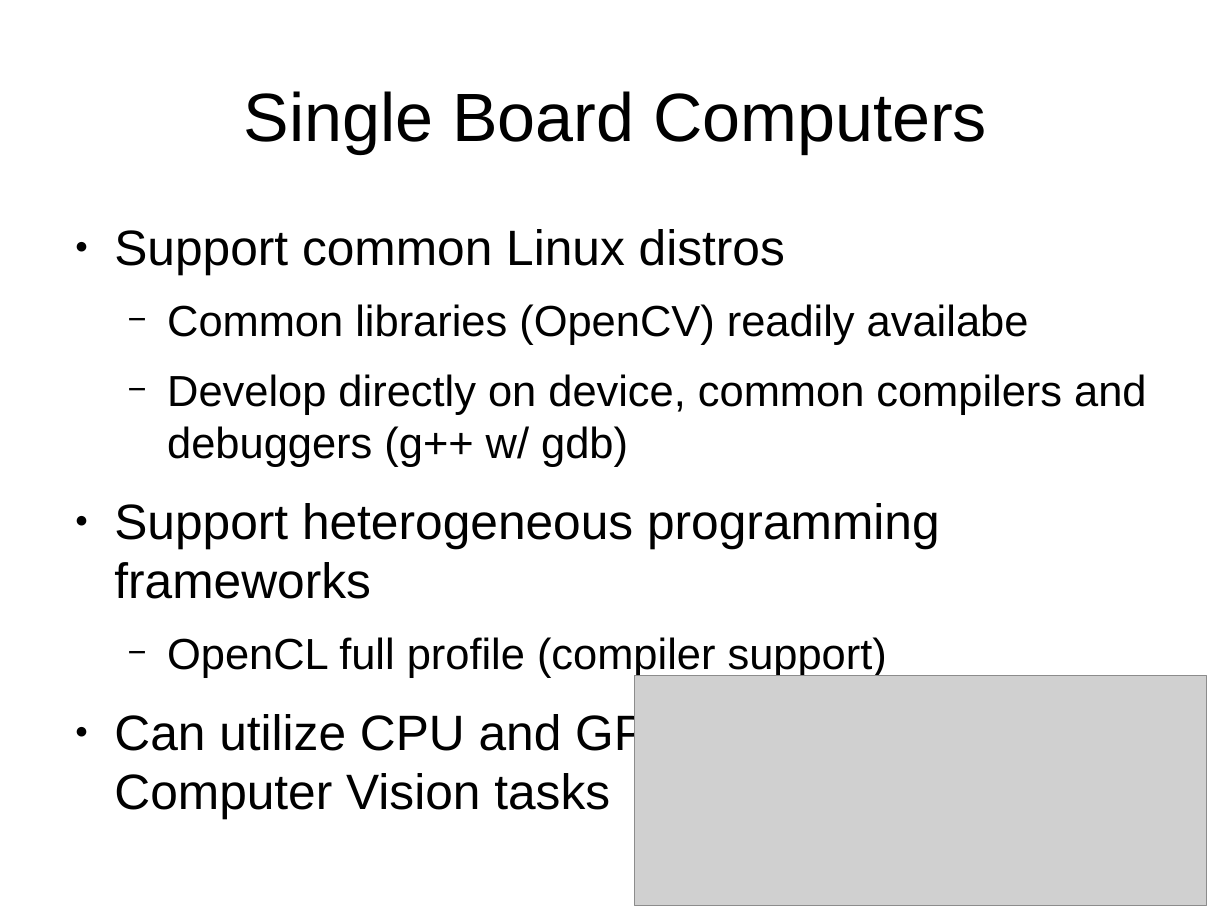
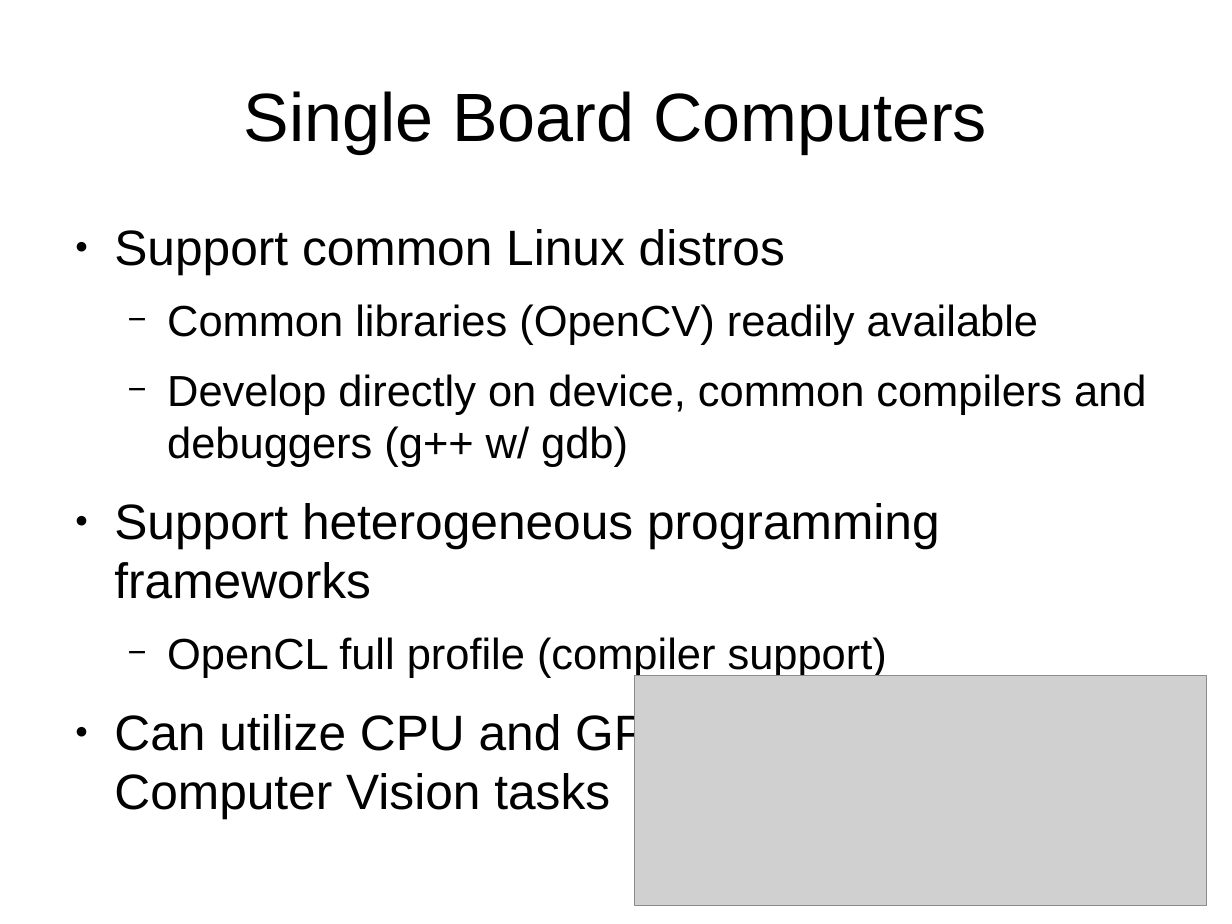
Before and after one commit to GerardWalsh/image-processing-research, a slide deck: slide 2 of Slides/singleBoardComputers.odp. Drawn at 1232x924 pixels with LibreOffice and Linux fonts; fonts in the diff are those of the drawing; grey boxes stand for pictures. Boxes give left, top, right and bottom in pixels: in the first picture for what was removed or moved away, otherwise in the second. Text is boxed around its words. In the diff, an @@ line names an element or a change of style, - is before the commit and + after.

```diff
--- a/Slides/singleBoardComputers.odp
+++ b/Slides/singleBoardComputers.odp
@@ text at box(167, 304, 1038, 345): text changed @@
-  − Common libraries (OpenCV) readily availabe
+  − Common libraries (OpenCV) readily available
```
Also in this commit, not shown: 1 other slide changed, 10 other files.
